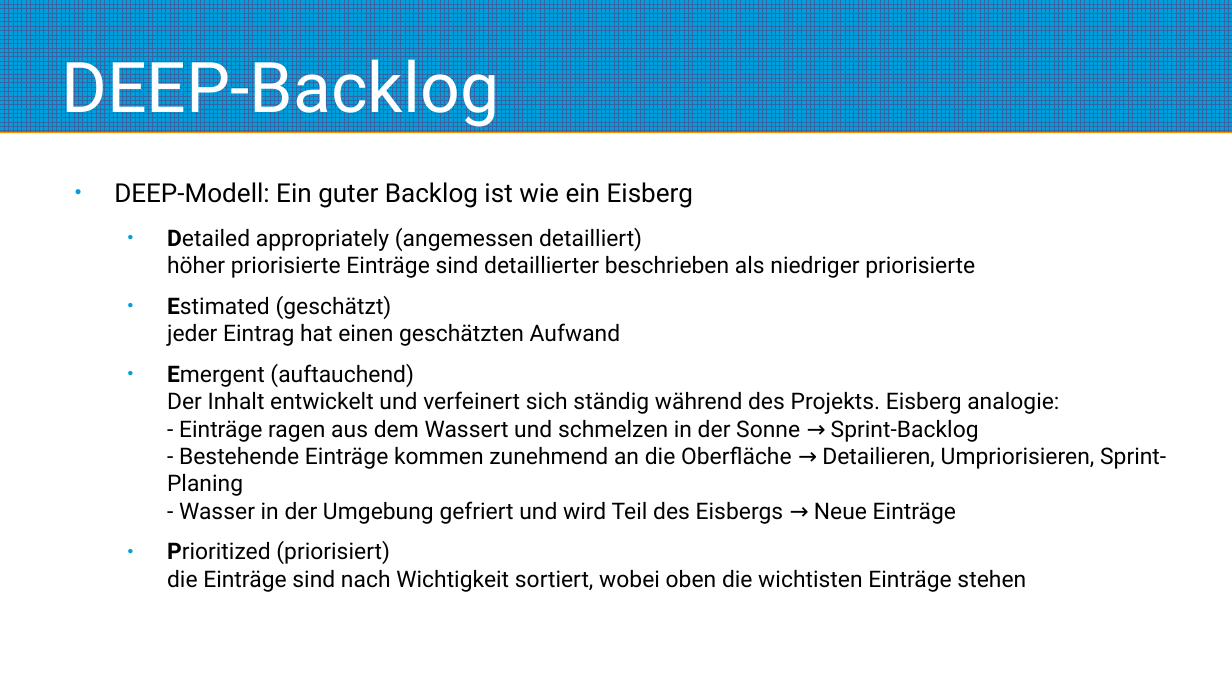
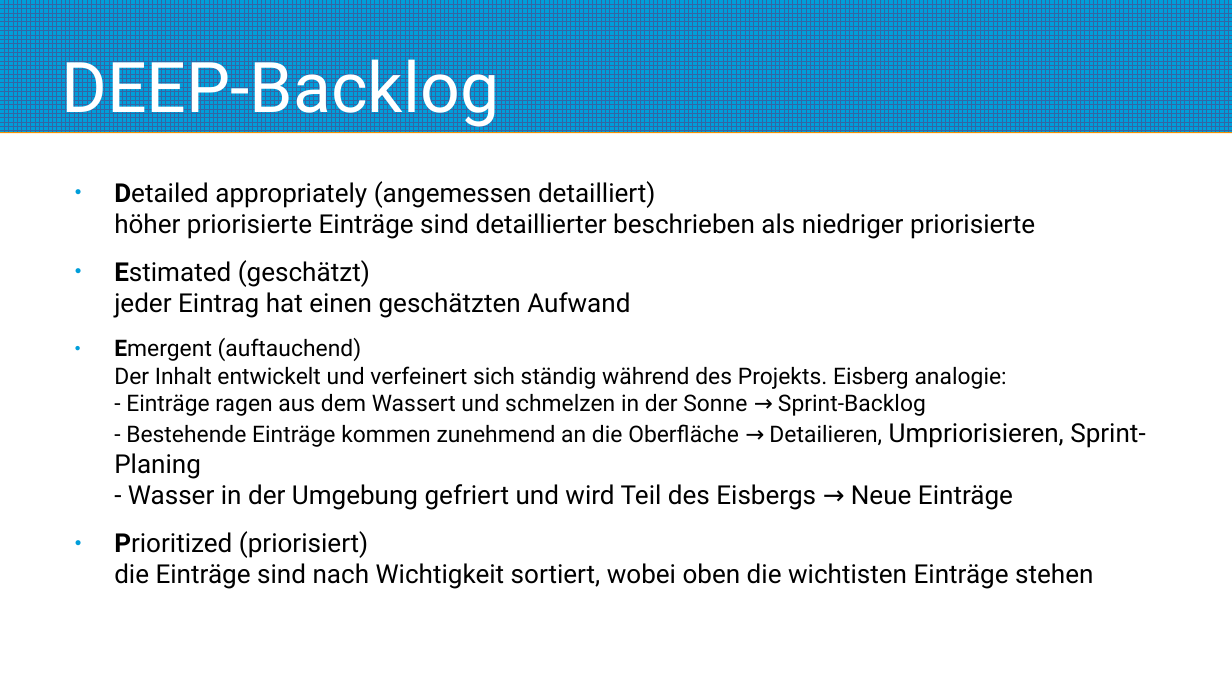
Before and after one commit to roskakori/talks, a slide deck: slide 5 of campus02/erweiterte_aspekte_der_agilitaet/02 Agile Produktentwicklung (Fortsetzung)/03 Backlog und Priorisierung.odp. Drawn at 1232x693 pixels with LibreOffice and Linux fonts; fonts in the diff are those of the drawing. Boxes give left, top, right and bottom in pixels: in the first picture for what was removed or moved away, otherwise in the second. Text is boxed around its words. In the diff, an @@ line names an element or a change of style, - is before the commit and + after.

```diff
--- a/campus02/erweiterte_aspekte_der_agilitaet/02 Agile Produktentwicklung (Fortsetzung)/03 Backlog und Priorisierung.odp
+++ b/campus02/erweiterte_aspekte_der_agilitaet/02 Agile Produktentwicklung (Fortsetzung)/03 Backlog und Priorisierung.odp
@@ text "Detailed appropriately (angemessen detailliert) höher ..." at (114, 181, 1145, 589): size 14.7 to 16.8 pt in "Detailed appropriately (angemessen detailliert) höher priori ...", "Estimated (geschätzt) jeder Eintrag hat einen geschätzten ...", "Umpriorisieren, Sprint-Planing - Wasser in der Umgebung ...", "Prioritized (priorisiert) die Einträge sind nach Wichtigkeit ..."; list level 2 to 1 in "Detailed appropriately (angemessen detailliert) höher ..."; list level 2 to 1 in "Estimated (geschätzt) jeder Eintrag hat ..."; list level 2 to 1 in "Emergent (auftauchend) Der Inhalt entwickelt ..."; list level 2 to 1 in "Prioritized (priorisiert) die Einträge sind ..." @@
@@ text at (114, 182, 693, 208): paragraph removed @@
-● DEEP-Modell: Ein guter Backlog ist wie ein Eisberg
```
Also in this commit, not shown: 3 other slides changed, 4 slides added, 3 other files.
